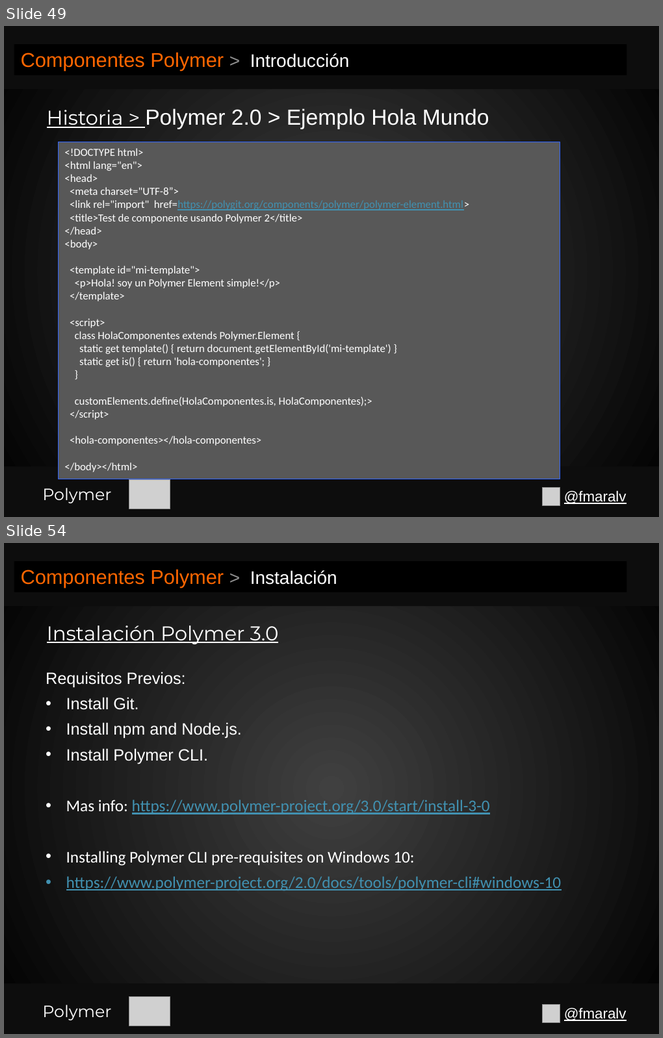
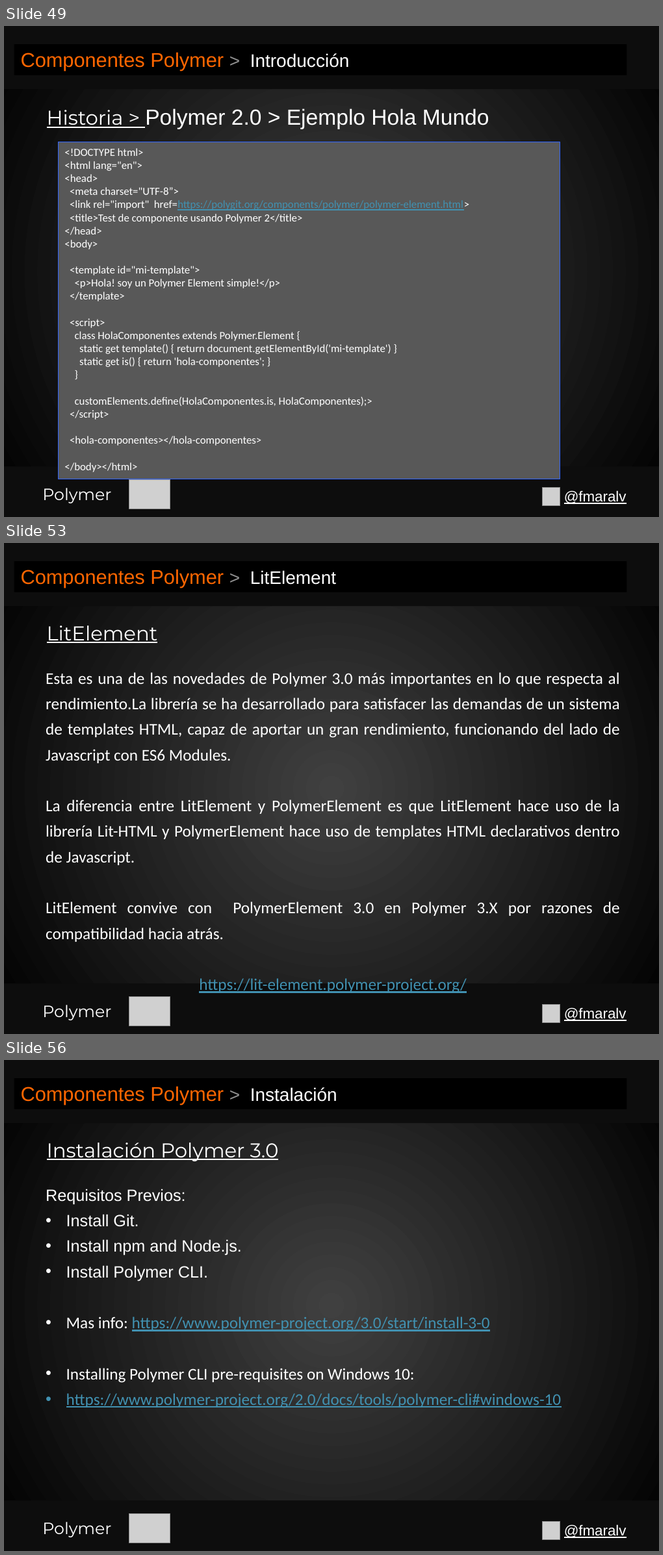
Before and after one commit to fmaralv/Presentacion, a slide deck: Polymer.pptx. Shown one above the other, each under a label of ours: slides 49 and 54 before the commit, slides 49, 53 and 56 after it; the slides between them are not shown. The pictures are 663x1038 and 663x1555 pixels, drawn with LibreOffice and Linux fonts; fonts in the diff are those of the drawing; grey boxes stand for pictures. Boxes give left, top, right and bottom in pixels: in the first picture for what was removed or moved away, otherwise in the second. Text is boxed around its words. In the diff, an @@ line names an element or a change of style, - is before the commit and + after.

```diff
--- a/Polymer.pptx
+++ b/Polymer.pptx
@@ slide 53 added at [4,543,659,1034], background gradient #404040 to #000000 @@
@@ rectangle added at [4,543,659,606], fill #0D0D0D @@
@@ rectangle added at [14,561,627,592], fill #000000, 22 pt, text #FF6600 @@
+Componentes Polymer > LitElement
@@ text added at [47,626,158,643], 22 pt, text #FFFFFF, underline @@
+LitElement
@@ text added at [46,672,620,993], 18 pt, text #FFFFFF @@
+Esta es una de las novedades de Polymer 3.0 más importantes en lo que respecta al rendimiento.La librería se ha desarrollado para satisfacer las demandas de un sistema de templates HTML, capaz de aportar un gran rendimiento, funcionando del lado de Javascript con ES6 Modules.
+La diferencia entre LitElement y PolymerElement es que LitElement hace uso de la librería Lit-HTML y PolymerElement hace uso de templates HTML declarativos dentro de Javascript.
+LitElement convive con PolymerElement 3.0 en Polymer 3.X por razones de compatibilidad hacia atrás.
+https://lit-element.polymer-project.org/
@@ rectangle added at [4,984,659,1034], fill #0D0D0D @@
@@ rectangle added at [4,984,659,1034], fill #0D0D0D @@
@@ text added at [42,1005,111,1021], 18 pt, text #FFFFFF @@
+Polymer
@@ picture added at [129,997,170,1026] @@
@@ picture added at [542,1005,560,1023] @@
@@ text added at [564,1008,627,1021], 16 pt, text #FFFFFF, underline @@
+@fmaralv
@@ what was slide 54 is now slide 56 @@
```
Also in this commit, not shown: 6 slides changed, 16 other slides added.
